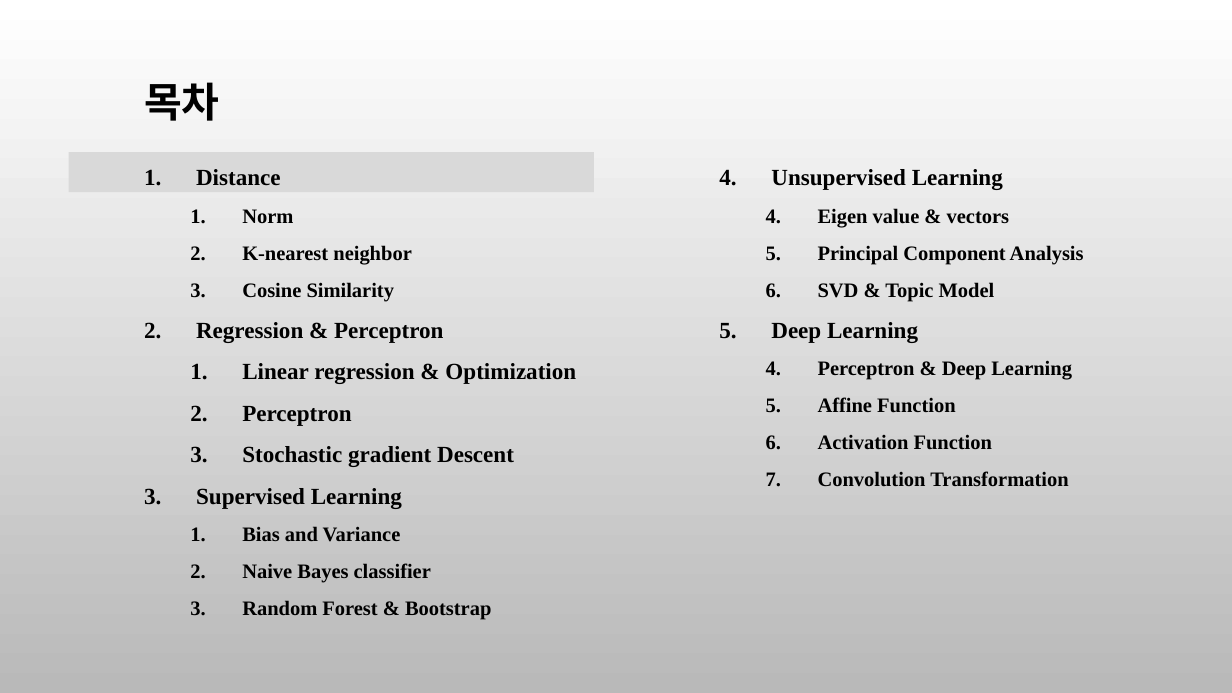
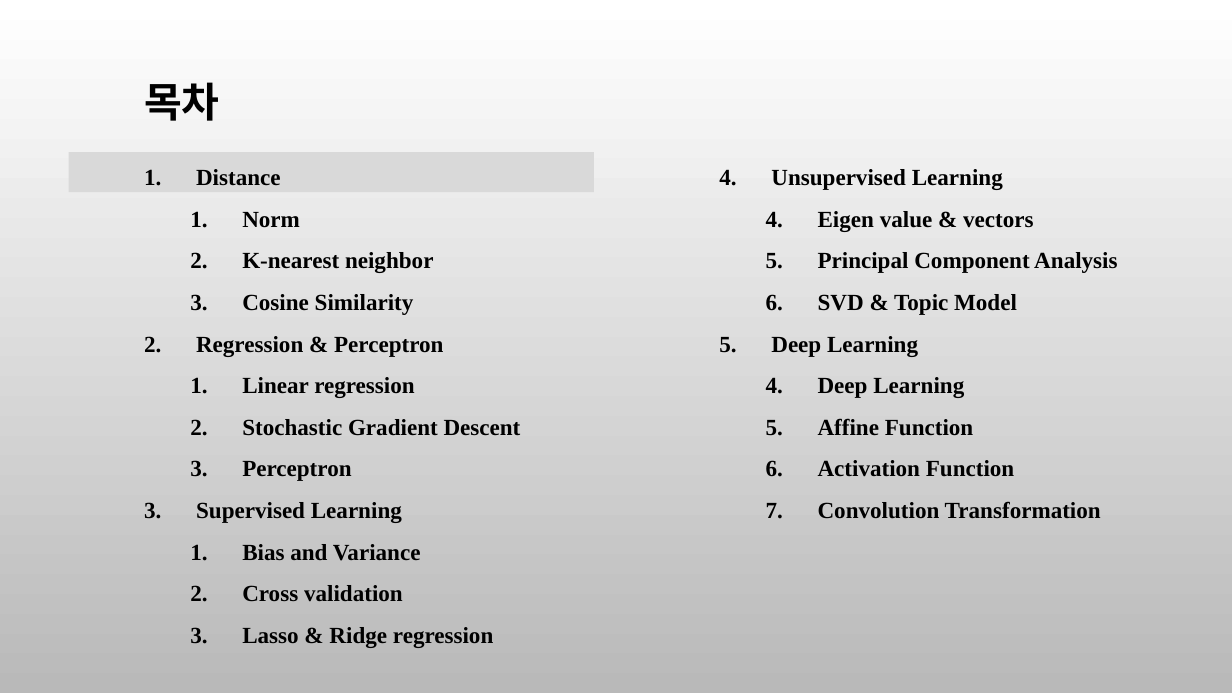
Before and after one commit to ancestor9/mathematics-for-machine-learning, a slide deck: slide 2 of 7_Applications of mathematics.pptx (slide 15 before the commit). Drawn at 1232x693 pixels with LibreOffice and Linux fonts; fonts in the diff are those of the drawing; background and template pictures are left out. Boxes give left, top, right and bottom in pixels: in the first picture for what was removed or moved away, otherwise in the second. Text is boxed around its words. In the diff, an @@ line names an element or a change of style, - is before the commit and + after.

```diff
--- a/7_Applications of mathematics.pptx
+++ b/7_Applications of mathematics.pptx
@@ text at <box>242,212,433,561</box>: size 16 to 18 pt in "Norm", "K-nearest neighbor", "Cosine Similarity", "Bias and Variance" @@
@@ text at <box>818,211,1117,519</box>: size 16 to 18 pt in "Eigen value & vectors", "Principal Component Analysis", "SVD & Topic Model", "Affine Function" and 2 more places @@
@@ text at <box>242,377,521,436</box>: text changed @@
-  1. Linear regression & Optimization
+  1. Linear regression
+  2. Stochastic Gradient Descent
@@ text at <box>818,377,964,398</box>: text changed; size 16 to 18 pt @@
-  4. Perceptron & Deep Learning
+  4. Deep Learning
@@ text at <box>242,446,514,467</box>: paragraph removed @@
-  3. Stochastic gradient Descent
@@ text at <box>242,585,493,648</box>: text changed; size 16 to 18 pt @@
-  2. Naive Bayes classifier
-  3. Random Forest & Bootstrap
+  2. Cross validation
+  3. Lasso & Ridge regression
```
Also in this commit, not shown: 8 other slides changed, 14 slides added, 1 slide removed.
